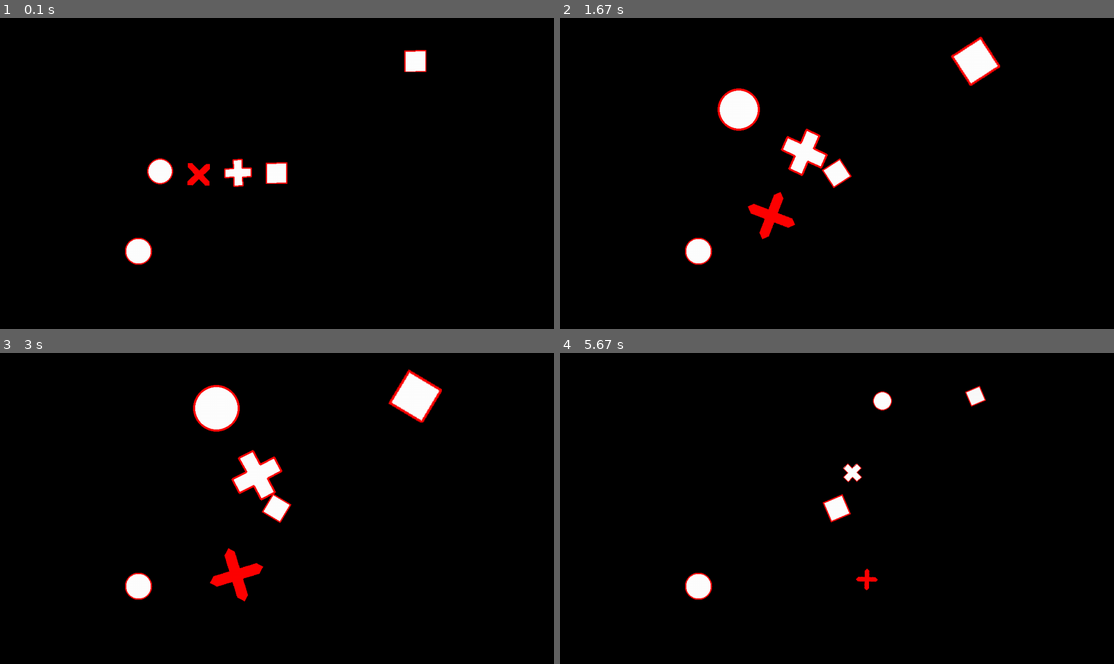
Above: before the commit, frames 1-4 (two rows, left to right).
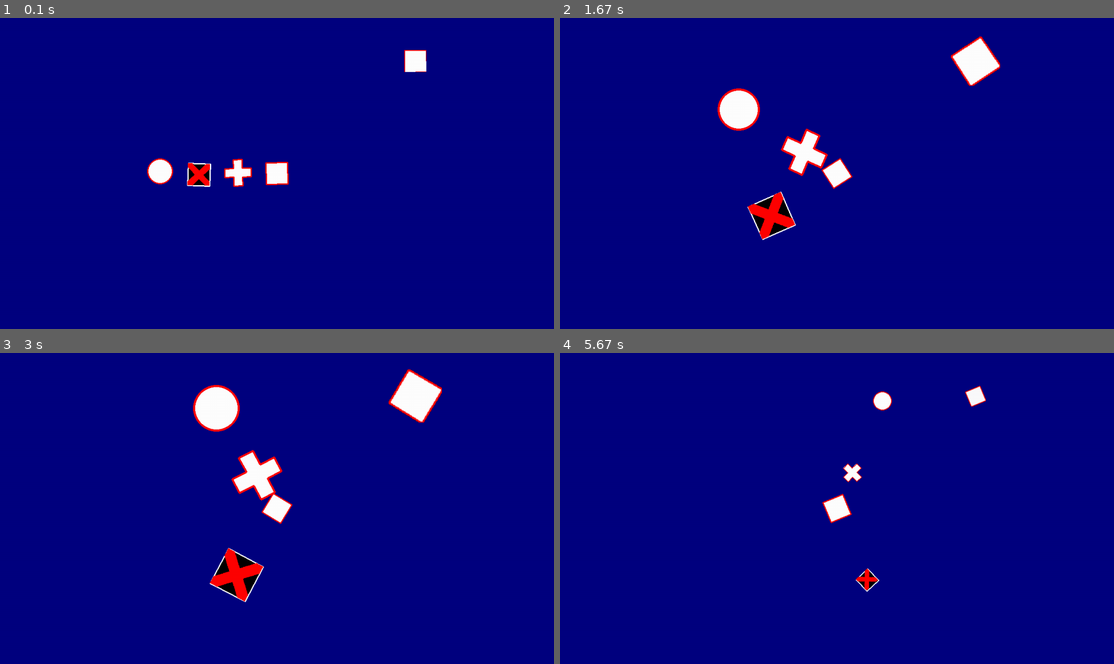
Above: after the commit, the same moments.

Repository: francis-clairicia/PyDiamond
Game: pygame game, started from main.py
Two runs of this game, one before a commit and one after it. Both use one fixed random seed, a clock stepped at 60 frames per second and the inputs below.
Inputs:
- Up to frame 1 (0.1 s): no input
- Up to frame 2 (1.67 s): no input
- Up to frame 3 (3 s): no input
- Up to frame 4 (5.67 s): no input

The runs differ from the first frame. In frame 1, 99% of the frame differs, in the area x 0-100%, y 0-100%; in frame 2, 97%; in frame 3, 96%; in frame 4, 99%.

Commit message:
[FIX] Improved transparency blending

Diff:
--- a/main.py
+++ b/main.py
@@ -8,7 +8,7 @@
 # from my_pygame.shape import RectangleShape, PolygonShape, CircleShape, CrossShape
 from my_pygame.shape import RectangleShape, PolygonShape, CircleShape, CrossShape, Shape
 from my_pygame.sprite import Sprite
-from my_pygame.colors import WHITE, RED
+from my_pygame.colors import BLUE_DARK, TRANSPARENT, WHITE, RED
 from my_pygame.clock import Clock
 
 
@@ -40,7 +40,7 @@
             Vector2(0, 20),
             Vector2(20, 20),
         ]
-        self.__shape_copy: PolygonShape = PolygonShape(WHITE)
+        self.__shape_copy: PolygonShape = PolygonShape(TRANSPARENT, outline_color=WHITE)
         # self.__r.center = window.center
         self.__r.set_position(center=window.center)
         self.__p.center = self.__r.centerx - window.centery / 4, window.centery
@@ -74,16 +74,17 @@
             self.__c.scale = self.__scale
             self.__s.scale = self.__scale
         self.__s.default_image = self.__r.to_surface()
-        self.__shape_copy.points = self.__c.get_vertices()
+        self.__shape_copy.points = self.__x.get_vertices()
+        self.__shape_copy.center = self.__x.center
 
     def draw(self) -> None:
-        self.window.clear()
+        self.window.clear(BLUE_DARK)
         self.window.draw(self.__r)
         self.window.draw(self.__p)
-        self.window.draw(self.__x)
         self.window.draw(self.__c)
         self.window.draw(self.__s)
         self.window.draw(self.__shape_copy)
+        self.window.draw(self.__x)
 
 
 class AnimationScene(Scene):
--- a/my_pygame/shape.py
+++ b/my_pygame/shape.py
@@ -150,13 +150,20 @@
         self.border_bottom_right_radius = border_bottom_right_radius
 
     def draw_onto(self, surface: Surface) -> None:
-        image: Surface = create_surface((self.local_width * self.scale, self.local_height * self.scale))
-        pygame.draw.rect(image, self.color, image.get_rect(), **self.__draw_params)
         outline: int = max(round(self.outline * self.scale), 1) if self.outline > 0 else 0
-        if outline > 0:
-            pygame.draw.rect(image, self.outline_color, image.get_rect(), width=outline, **self.__draw_params)
-        image = pygame.transform.rotate(image, self.angle)
-        surface.blit(image, self.topleft)
+
+        if all(v <= 0 for v in self.__draw_params.values()):
+            all_points: List[Vector2] = self.get_vertices()
+            pygame.draw.polygon(surface, self.color, all_points)
+            if outline > 0:
+                pygame.draw.polygon(surface, self.outline_color, all_points, width=outline)
+        else:
+            image: Surface = create_surface((self.local_width * self.scale, self.local_height * self.scale))
+            pygame.draw.rect(image, self.color, image.get_rect(), **self.__draw_params)
+            if outline > 0:
+                pygame.draw.rect(image, self.outline_color, image.get_rect(), width=outline, **self.__draw_params)
+            image = pygame.transform.rotate(image, self.angle)
+            surface.blit(image, self.topleft)
 
     def get_local_size(self) -> Tuple[float, float]:
         return self.local_size
--- a/my_pygame/surface.py
+++ b/my_pygame/surface.py
@@ -6,7 +6,10 @@
 
 
 def create_surface(size: Tuple[float, float], *, convert_alpha: bool = True) -> Surface:
-    s: Surface = Surface(size, flags=pygame.SRCALPHA)
+    s: Surface = Surface(size, pygame.HWSURFACE, depth=32)
     if convert_alpha:
         s = s.convert_alpha()
+        s.fill((0, 0, 0, 0))
+    else:
+        s = s.convert()
     return s
--- a/my_pygame/window.py
+++ b/my_pygame/window.py
@@ -17,6 +17,7 @@
 from .colors import BLACK
 from .scene import Scene
 from .clock import Clock
+from .surface import create_surface
 
 EventTypes = Union[SupportsInt, Tuple[SupportsInt, ...], List[SupportsInt]]
 ColorInput = Union[Color, str, List[int], Tuple[int, int, int], Tuple[int, int, int, int]]
@@ -132,7 +133,7 @@
 
     __main_window: bool = True
 
-    def __init__(self, title: Optional[str] = None, size: Tuple[int, int] = (0, 0), flags: int = 0) -> None:
+    def __init__(self, title: Optional[str] = None, size: Tuple[int, int] = (0, 0), fullscreen: bool = False) -> None:
         if not Window.__main_window:
             raise WindowError("Cannot have multiple open windows")
         Window.__main_window = False
@@ -149,11 +150,15 @@
 
         self.set_title(title)
 
-        self.__surface: Surface = pygame.display.get_surface()
-        if self.__surface is None:
+        screen: Optional[Surface] = pygame.display.get_surface()
+        if screen is None:
             if size[0] <= 0 or size[1] <= 0:
                 size = (0, 0)
-            self.__surface = pygame.display.set_mode(size, (flags & (~pygame.RESIZABLE)))
+            flags: int = pygame.DOUBLEBUF | pygame.HWSURFACE
+            if fullscreen:
+                flags |= pygame.FULLSCREEN
+            screen = pygame.display.set_mode(size, flags=flags, depth=32)
+        self.__surface: Surface = create_surface(screen.get_size())
         self.clear_all_events()
 
         self.__rect: Rect = self.__surface.get_rect()
@@ -199,6 +204,9 @@
         self.__surface.fill(color)
 
     def refresh(self) -> None:
+        screen: Surface = pygame.display.get_surface()
+        screen.fill(BLACK)
+        screen.blit(self.__surface, (0, 0))
         pygame.display.flip()
 
         self.__framerate = Window.DEFAULT_FRAMERATE
